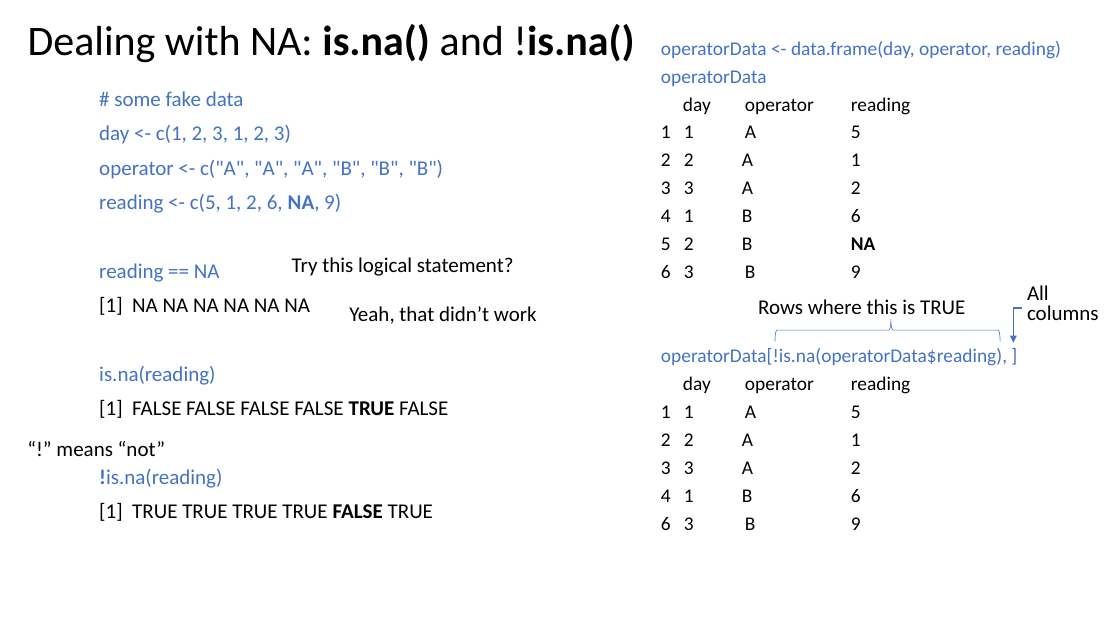
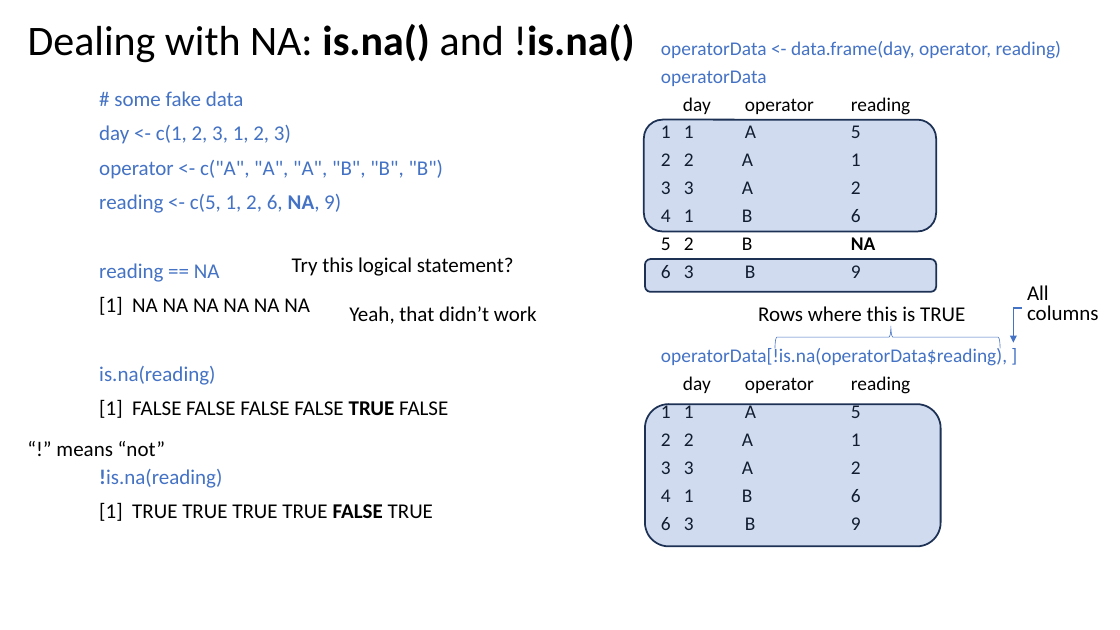
Before and after one commit to justinpriest/ADFG_R_Intro_Workshop, a slide deck: slide 21 of presentations/4 - Programming Basics 2 - Under the Hood.pptx (slide 22 before the commit). Drawn at 1120x630 pixels with LibreOffice and Linux fonts; fonts in the diff are those of the drawing. Boxes give left, top, right and bottom in pixels: in the first picture for what was removed or moved away, otherwise in the second. Text is boxed around its words. In the diff, an @@ line names an element or a change of style, - is before the commit and + after.

```diff
--- a/presentations/4 - Programming Basics 2 - Under the Hood.pptx
+++ b/presentations/4 - Programming Basics 2 - Under the Hood.pptx
@@ rounded rectangle added at bbox=[644, 119, 937, 231], fill #4472C4 at 25% opacity, outline #1E3256 1.5 pt @@
@@ rounded rectangle added at bbox=[645, 259, 937, 292], fill #4472C4 at 25% opacity, outline #1E3256 1.5 pt @@
@@ text "Rows where this is TRUE": place and size @@
-text "Rows where this is TRUE" at bbox=[758, 299, 965, 320]
+text "Rows where this is TRUE" at bbox=[758, 306, 965, 327]
@@ right brace: place and size @@
-right brace at bbox=[775, 319, 1000, 342]
+right brace at bbox=[775, 326, 1000, 348]
@@ rounded rectangle added at bbox=[645, 404, 941, 546], fill #4472C4 at 25% opacity, outline #1E3256 1.5 pt @@
```
Also in this commit, not shown: 9 other slides changed, 8 slides removed, 12 other files.
